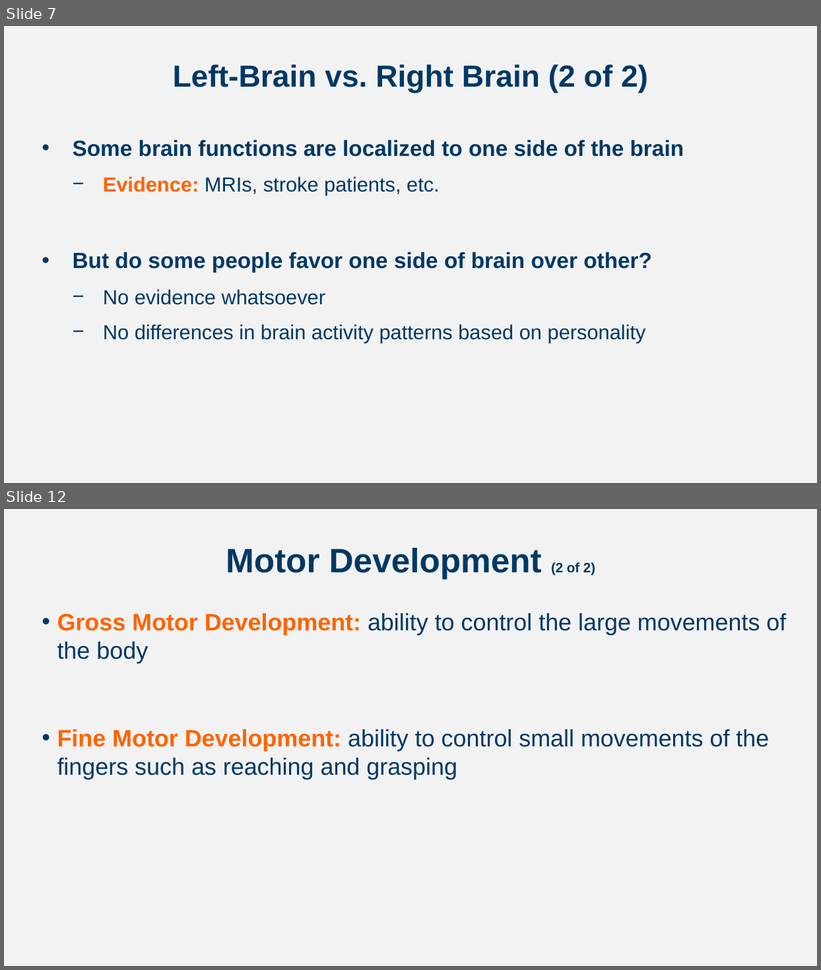
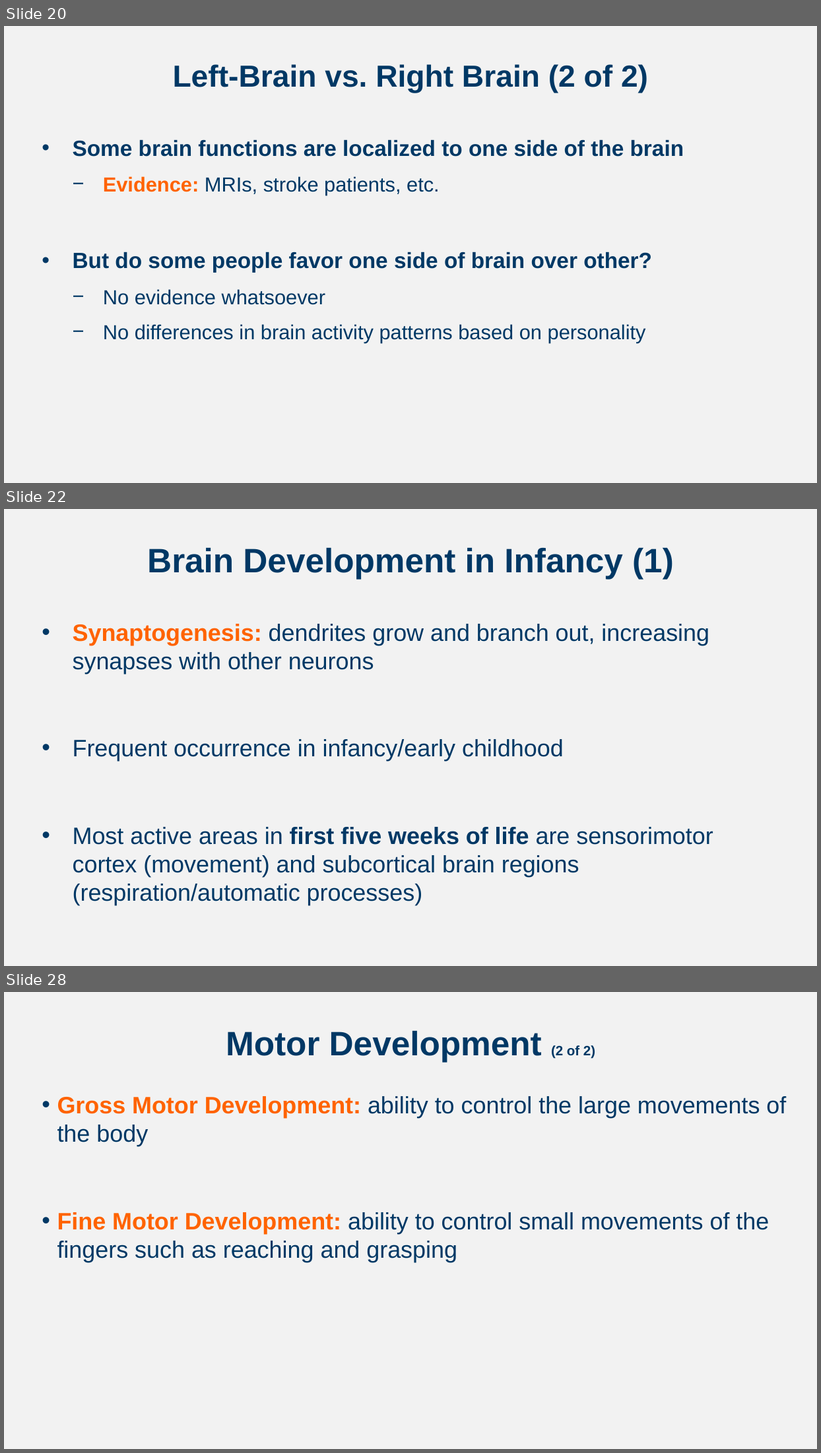
Before and after one commit to npm27/Teaching-Materials, a slide deck: Developmental Fall 24/Slides/Chapter 4.pptx. Shown one above the other, each under a label of ours: slides 7 and 12 before the commit, slides 20, 22 and 28 after it; the slides between them are not shown. The pictures are 821x970 and 821x1453 pixels, drawn with LibreOffice and Linux fonts; fonts in the diff are those of the drawing. Boxes give left, top, right and bottom in pixels: in the first picture for what was removed or moved away, otherwise in the second. Text is boxed around its words. In the diff, an @@ line names an element or a change of style, - is before the commit and + after.

```diff
--- a/Developmental Fall 24/Slides/Chapter 4.pptx
+++ b/Developmental Fall 24/Slides/Chapter 4.pptx
@@ slide 22 added at box(4, 509, 817, 966), background #F2F2F2 @@
@@ title added at box(147, 547, 674, 579), 40 pt, text #003865, bold @@
+Brain Development in Infancy (1)
@@ text added at box(73, 624, 713, 906), 28 pt, text #003865 @@
+• Synaptogenesis: dendrites grow and branch out, increasing synapses with other neurons
+• Frequent occurrence in infancy/early childhood
+• Most active areas in first five weeks of life are sensorimotor cortex (movement) and subcortical brain regions (respiration/automatic processes)
@@ what was slide 7 is now slide 20 @@
@@ what was slide 12 is now slide 28 @@
```
Also in this commit, not shown: 6 slides changed, 15 other slides added, 1 other file.
